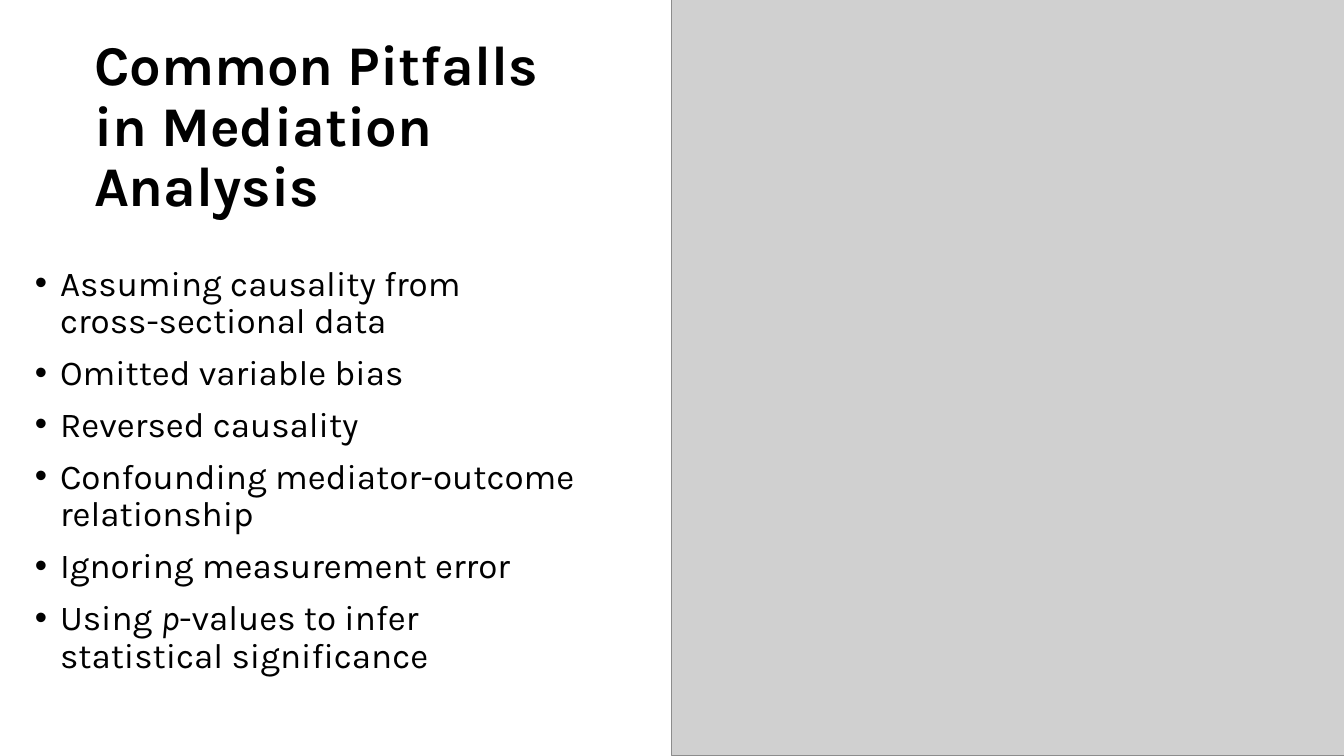
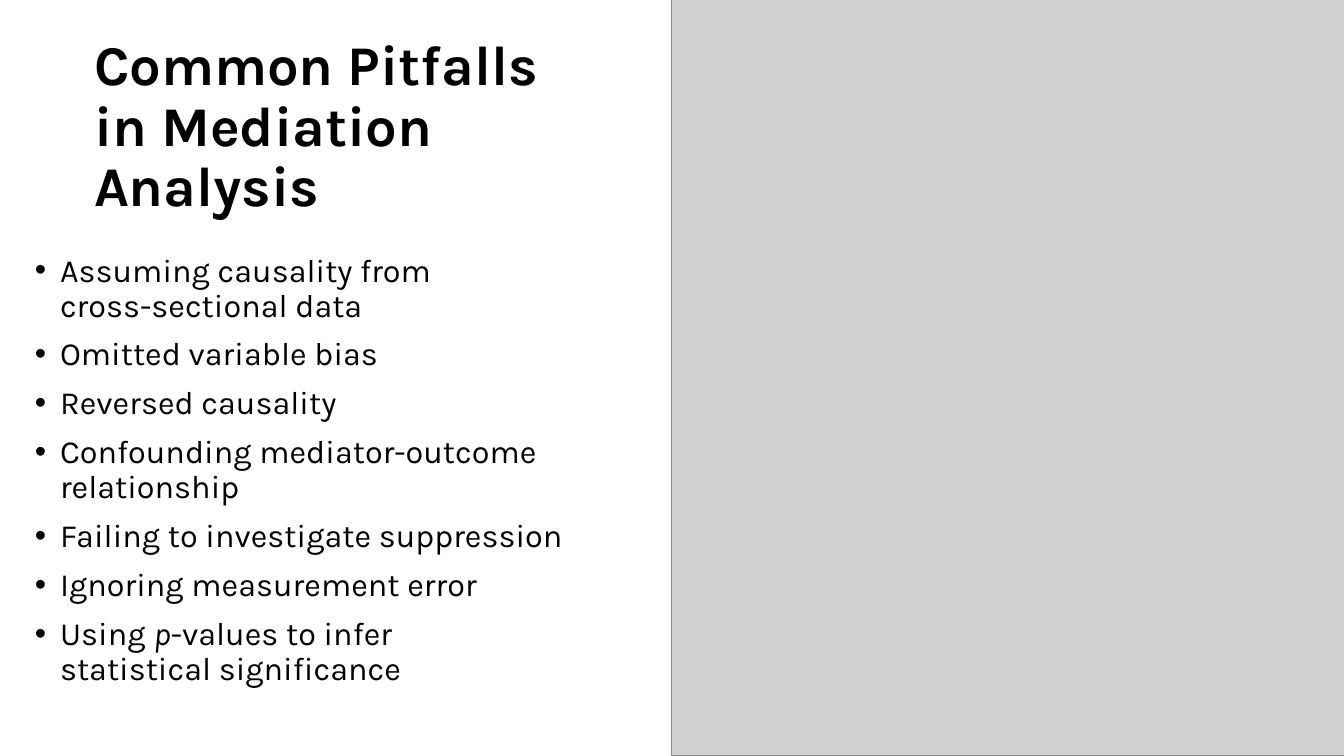
Before and after one commit to EwokOzwok/Data-Analysis-II---CBHPAR-Seminar, a slide deck: slide 18 of Data Analysis II - Mediation and Moderation.pptx. Drawn at 1344x756 pixels with LibreOffice and Linux fonts; fonts in the diff are those of the drawing; grey boxes stand for pictures. Boxes give left, top, right and bottom in pixels: in the first picture for what was removed or moved away, otherwise in the second. Text is boxed around its words. In the diff, an @@ line names an element or a change of style, - is before the commit and + after.

```diff
--- a/Data Analysis II - Mediation and Moderation.pptx
+++ b/Data Analysis II - Mediation and Moderation.pptx
@@ text at [60, 259, 536, 688]: size 25 to 23.1 pt in "Assuming causality from cross-sectional data", "Omitted variable bias", "Reversed causality", "Confounding mediator-outcome relationship" and 2 more places @@
@@ text at [60, 524, 563, 555]: paragraph added @@
+• Failing to investigate suppression
```
Also in this commit, not shown: 2 other slides changed, 3 slides added, 3 other files.
